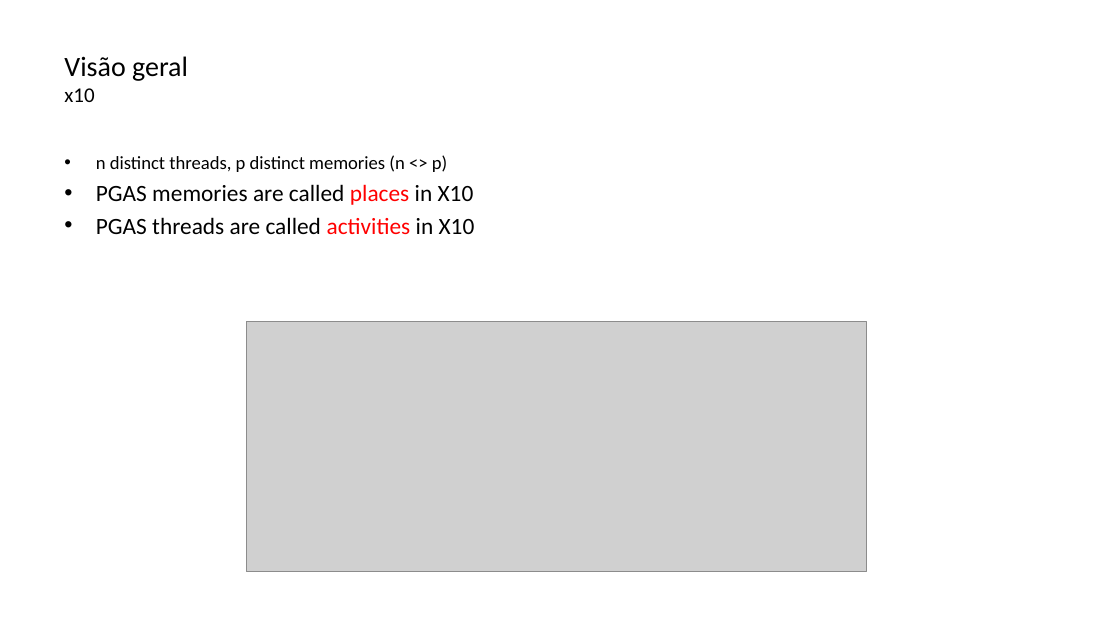
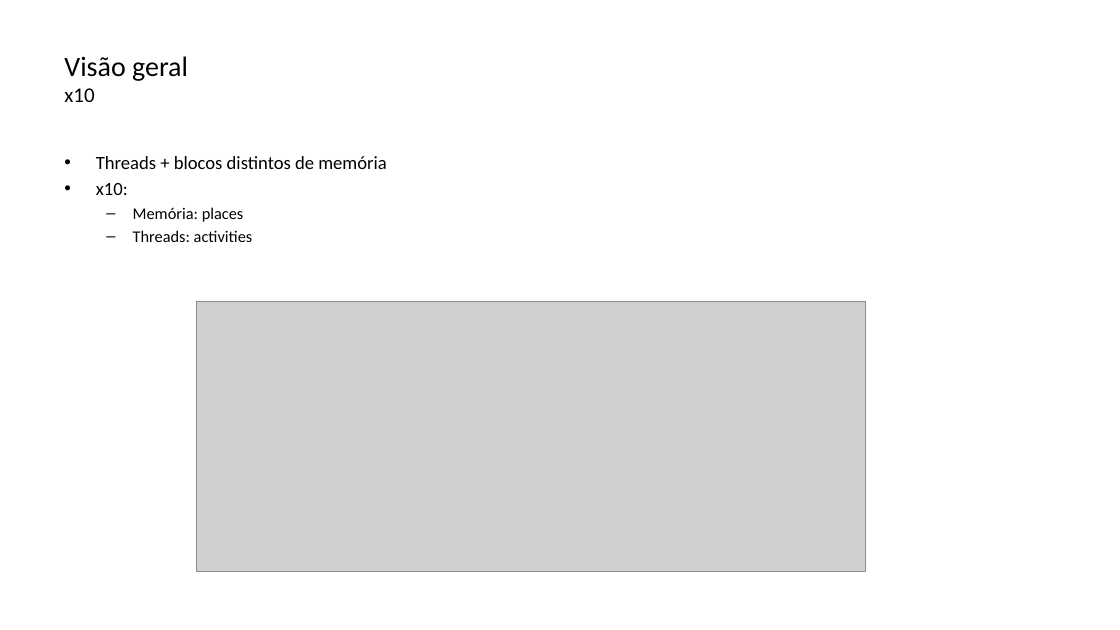
Before and after one commit to lquatrin/inf2591, a slide deck: slide 5 of x10.pptx. Drawn at 1120x630 pixels with LibreOffice and Linux fonts; fonts in the diff are those of the drawing; grey boxes stand for pictures. Boxes give left, top, right and bottom in pixels: in the first picture for what was removed or moved away, otherwise in the second. Text is boxed around its words. In the diff, an @@ line names an element or a change of style, - is before the commit and + after.

```diff
--- a/x10.pptx
+++ b/x10.pptx
@@ text at (x1=96, y1=156, x2=386, y2=242): text changed; size 20 to 16 pt @@
-  • n distinct threads, p distinct memories (n <> p)
-• PGAS memories are called places in X10
-• PGAS threads are called activities in X10
+  • Threads + blocos distintos de memória
+• x10:
+  – Memória: places
+  – Threads: activities
@@ picture resized from (x1=246, y1=322, x2=867, y2=572) to (x1=197, y1=302, x2=866, y2=572) @@
```
Also in this commit, not shown: 12 other slides changed, 1 slide added, 5 other files.
